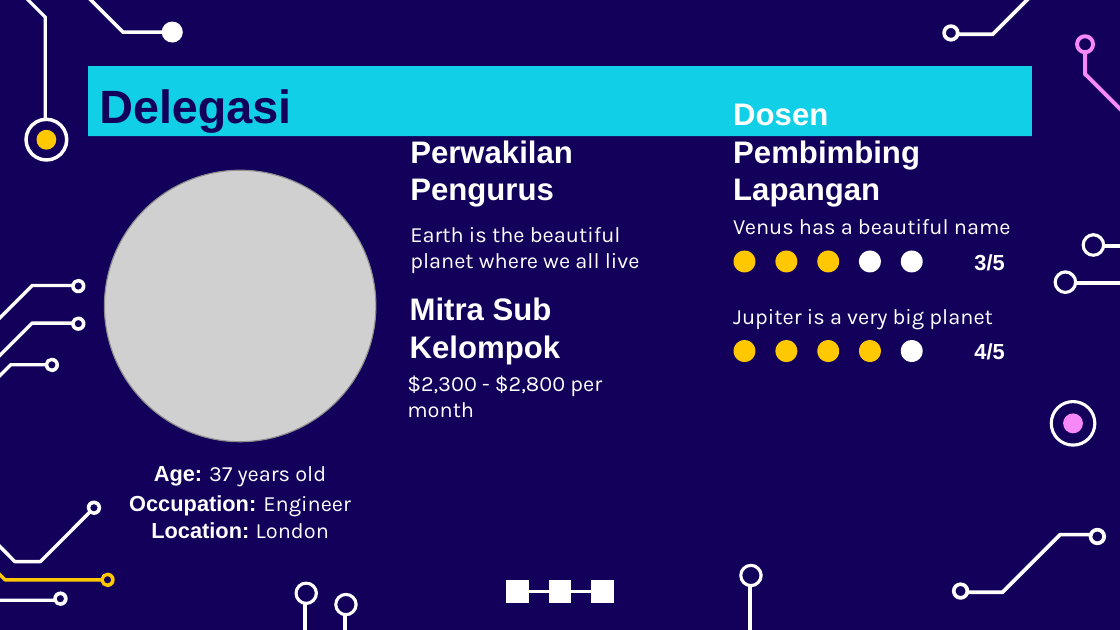
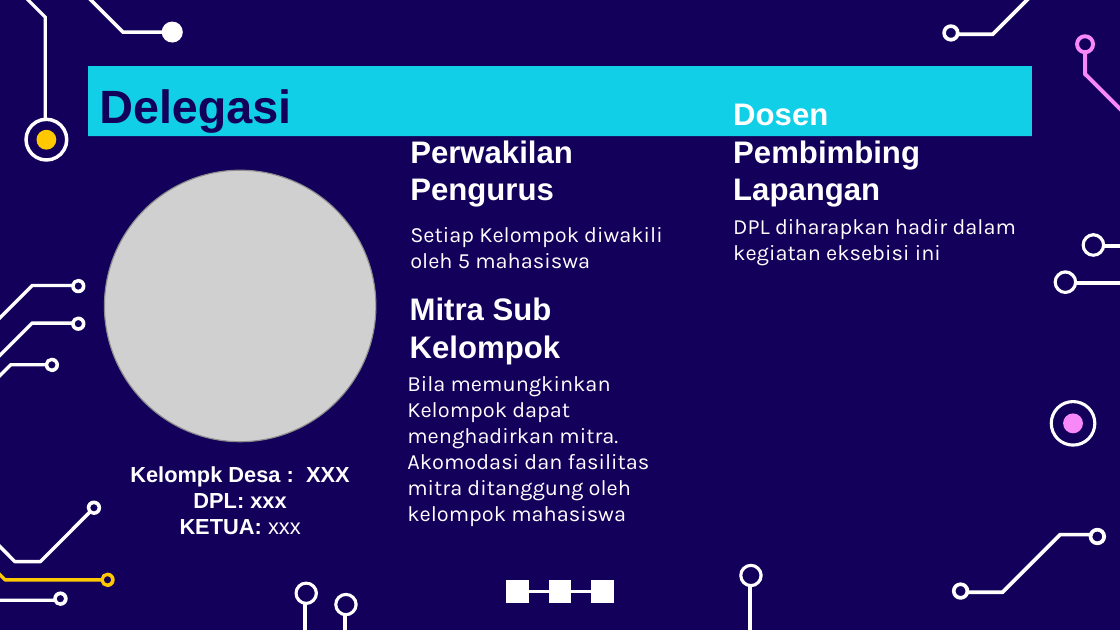
Before and after one commit to chariotofthesun/kkngenap2024, a slide deck: slide 6 of Peeeeeeeeenjk Eksebissii KKN Reg2024.pptx. Drawn at 1120x630 pixels with LibreOffice and Linux fonts; fonts in the diff are those of the drawing; grey boxes stand for pictures. Boxes give left, top, right and bottom in pixels: in the first picture for what was removed or moved away, otherwise in the second. Text is boxed around its words. In the diff, an @@ line names an element or a change of style, - is before the commit and + after.

```diff
--- a/Peeeeeeeeenjk Eksebissii KKN Reg2024.pptx
+++ b/Peeeeeeeeenjk Eksebissii KKN Reg2024.pptx
@@ text at <box>410,227,663,269</box>: text changed @@
-Earth is the beautiful planet where we all live
+Setiap Kelompok diwakili oleh 5 mahasiswa
@@ text at <box>733,219,1016,266</box>: text changed @@
-Venus has a beautiful name
+DPL diharapkan hadir dalam kegiatan eksebisi ini
@@ group removed at <box>734,251,923,273</box>: 5 ellipses @@
@@ text removed at <box>974,254,1004,271</box> @@
-3/5
@@ text removed at <box>733,309,992,330</box> @@
-Jupiter is a very big planet
@@ group removed at <box>734,340,923,363</box>: 5 ellipses @@
@@ text removed at <box>974,343,1004,360</box> @@
-4/5
@@ text at <box>407,376,650,526</box>: text changed @@
-$2,300 - $2,800 per month
+Bila memungkinkan Kelompok dapat menghadirkan mitra. Akomodasi dan fasilitas mitra ditanggung oleh kelompok mahasiswa
@@ text at <box>130,466,350,535</box>: text changed @@
-Age: 37 years old
-Occupation: Engineer
-Location: London
+Kelompk Desa : XXX
+DPL: xxx
+KETUA: xxx
```
Also in this commit, not shown: 7 other slides changed.
